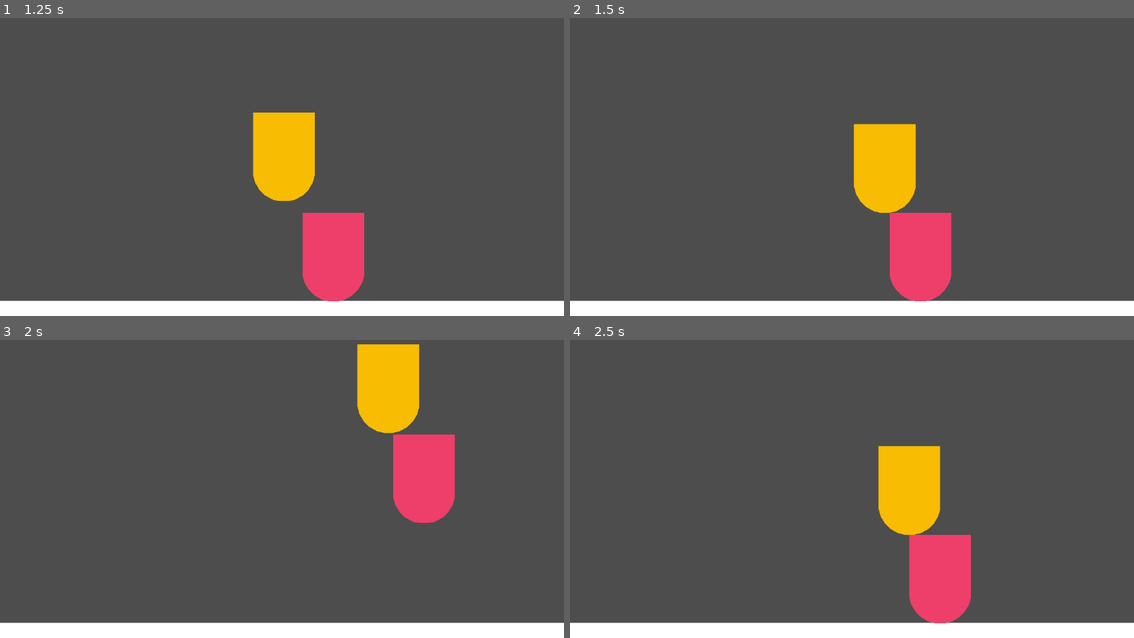
Above: before the commit, frames 1-4 (two rows, left to right).
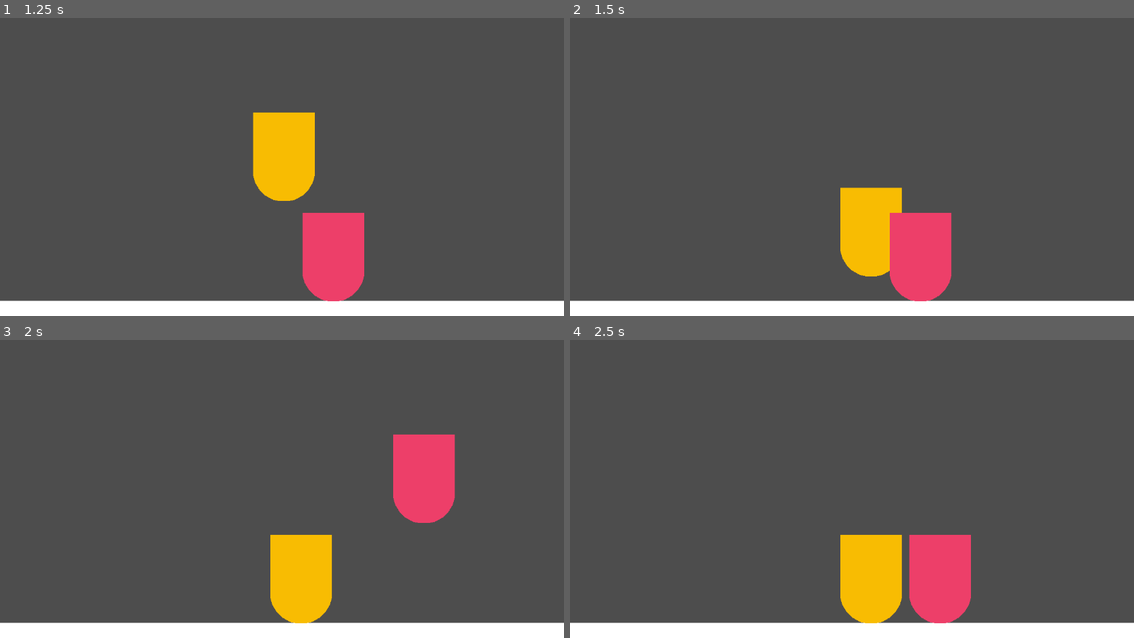
Above: after the commit, the same moments.

Repository: andersonmadeira/snipperclips-clone
Game: Godot game, scene res://scenes/main.tscn
The game is run twice, just before and just after one commit, with the same random seed, the same clock (stepped at 60 frames per second) and the same inputs.
Inputs:
- Up to frame 1 (1.25 s): hold D (move_right) from 0.53 s (still down); hold C (cut) from 0.53 s (still down); tap Space (jump) at 0.77 s
- Up to frame 2 (1.5 s): keep holding D (move_right); release C (cut) at 1.28 s; tap Tab (switch_players) at 1.35 s
- Up to frame 3 (2 s): keep holding D (move_right); tap Space (jump) at 1.52 s
- Up to frame 4 (2.5 s): release D (move_right) at 2.03 s; hold A (move_left) from 2.03 s (still down); hold C (cut) from 2.03 s (still down)

Frame 1 is identical in both runs. In frame 2, 4.6% of the frame differs, in the area x 47-62%, y 35-87%; in frame 3, 6.1%; in frame 4, 6.1%, in the area x 47-66%, y 35-96%.

Commit message:
feat: yay clipping working

Diff:
--- a/scenes/character.tscn
+++ b/scenes/character.tscn
@@ -3,7 +3,7 @@
 [ext_resource type="Script" uid="uid://coidda6jj4frs" path="res://scripts/character.gd" id="1_rkhd4"]
 
 [node name="Character" type="CharacterBody2D"]
-collision_mask = 7
+collision_mask = 6
 script = ExtResource("1_rkhd4")
 metadata/_edit_group_ = true
 
@@ -12,7 +12,7 @@
 uv = PackedVector2Array(-63, -91, -63, 37, -59, 52, -50, 67, -39, 78, -23, 87, -10, 90, 0, 90, 10, 90, 23, 87, 39, 78, 50, 67, 59, 52, 63, 37, 63, -91)
 
 [node name="CollisionPolygon2D" type="CollisionPolygon2D" parent="."]
-one_way_collision = true
+visible = false
 
 [node name="Area2D" type="Area2D" parent="."]
 
--- a/scripts/character.gd
+++ b/scripts/character.gd
@@ -15,7 +15,6 @@
 func _ready() -> void:
 	collision_polygon.polygon = polygon.polygon
 	area_collision_polygon.polygon = polygon.polygon
-	collision_polygon.one_way_collision = true
 
 func _physics_process(delta: float) -> void:
 	if not is_on_floor():
@@ -44,32 +43,6 @@
 			char._perform_cut(polygon)
 
 func _perform_cut(poly: Polygon2D) -> void:
-	# 1st attempt
-	#var offset_poly = Polygon2D.new()
-	#offset_poly.global_position = Vector2.ZERO
-	#var new_values = []
-	#for point in poly.polygon:
-		#new_values.append(point + poly.global_position)
-	#
-	#var res = Geometry2D.clip_polygons(new_values, polygon.polygon)
-	#
-	#print(res)
-
-	# 2nd attempt
-	#var offset_poly = Transform2D(0, poly.global_position) * poly.polygon
-	#var res = Geometry2D.clip_polygons(offset_poly, polygon.polygon)
-	#
-	#if res.size() > 0:
-		#var res2 = Transform2D(0, -poly.global_position) * res[0]
-		#polygon.set_deferred('polygon', res2)
-		##polygon.transform
-		#print(res2)
-	#else:
-		#print('Failed!')
-	#area_collision_polygon.set_deferred('polygon', res[0])
-	#collision_polygon.set_deferred('polygon', res[0])
-
-	# 3rd attempt - KINDA WORKS
 	var offset_poly = Polygon2D.new()
 	var points = []
 	for p in poly.polygon:
@@ -86,7 +59,10 @@
 		for p in res[0]:
 			points3.append(p - polygon.global_position)
 
-		$Line2D.points = points3
+		#$Line2D.points = points3
+		area_collision_polygon.set_deferred('polygon', points3)
+		collision_polygon.set_deferred('polygon', points3)
+		polygon.set_deferred("polygon", points3)
 
 	print(res)
 
